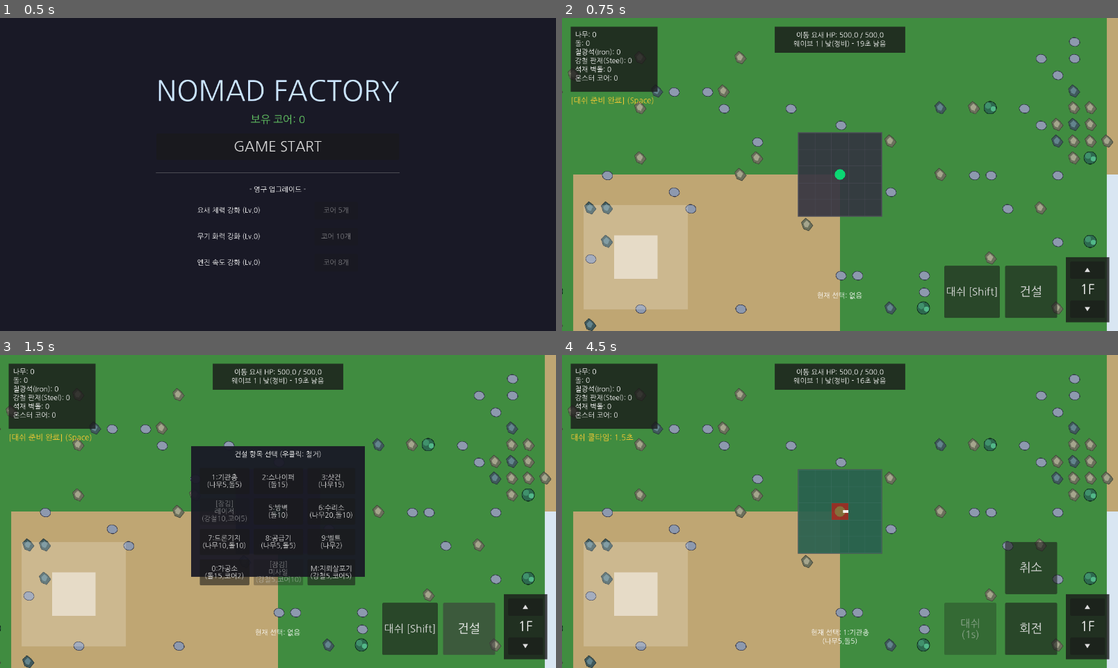
Above: before the commit, frames 1-4 (two rows, left to right).
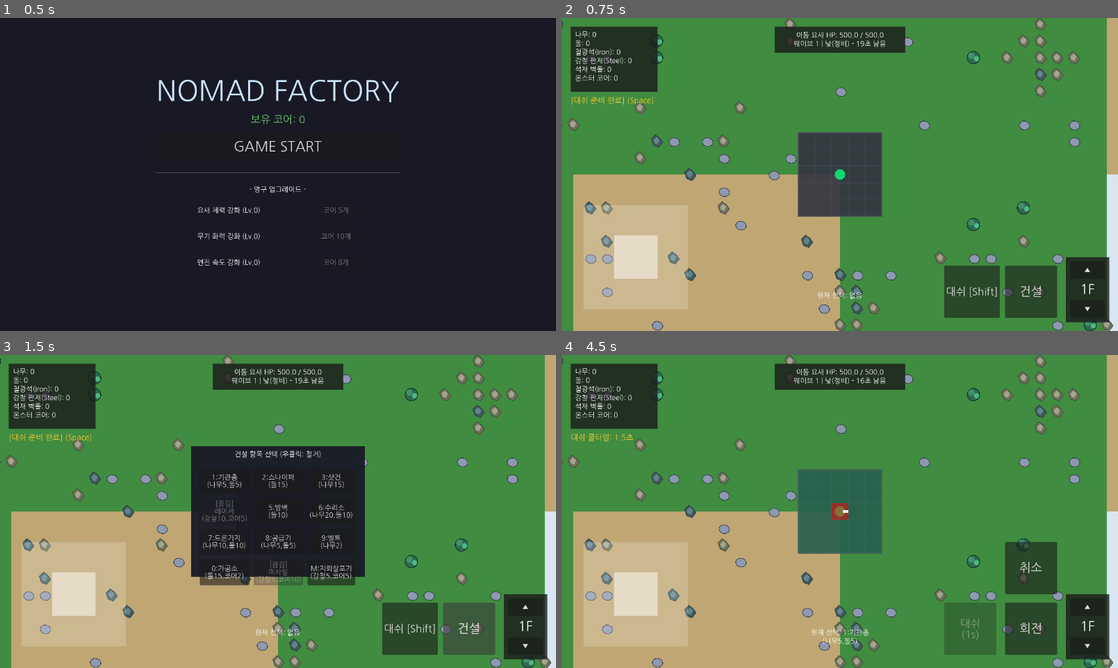
Above: after the commit, the same moments.

Repository: krWebfirewood/nomad-factory
Game: Godot game, scene res://scenes/title_screen.tscn
The game is run twice, just before and just after one commit, with the same random seed, the same clock (stepped at 60 frames per second) and the same inputs.
Inputs:
- Up to frame 1 (0.5 s): no input
- Up to frame 2 (0.75 s): click "GAME START" at 0.5 s
- Up to frame 3 (1.5 s): click "건설" at 1.25 s
- Up to frame 4 (4.5 s): click "대쉬 [Shift]" at 2 s; click "▲" at 2.75 s; click "▼" at 3.5 s; click "1:기관총 (나무5,돌5)" at 4.25 s

Frame 1 is identical in both runs. In frame 2, 5.9% of the frame differs, in the area x 0-100%, y 0-100%; in frame 3, 5.4%; in frame 4, 5.8%.

Commit message:
Delay nest spawning until wave 3

Diff:
--- a/scripts/main.gd
+++ b/scripts/main.gd
@@ -115,7 +115,7 @@
 			if rand_val < tree_chance: _spawn_object(tree_scene, grid_pos)
 			elif rand_val < tree_chance + rock_chance: _spawn_object(rock_scene, grid_pos)
 
-	if randf() < 0.1:
+	if GameManager.current_wave >= 3 and randf() < 0.1:
 		var nest_script = preload("res://scripts/poi_nest.gd")
 		var nest = nest_script.new()
 		nest.global_position = Vector2(start_x * 64 + (chunk_size * 32), start_y * 64 + (chunk_size * 32))
